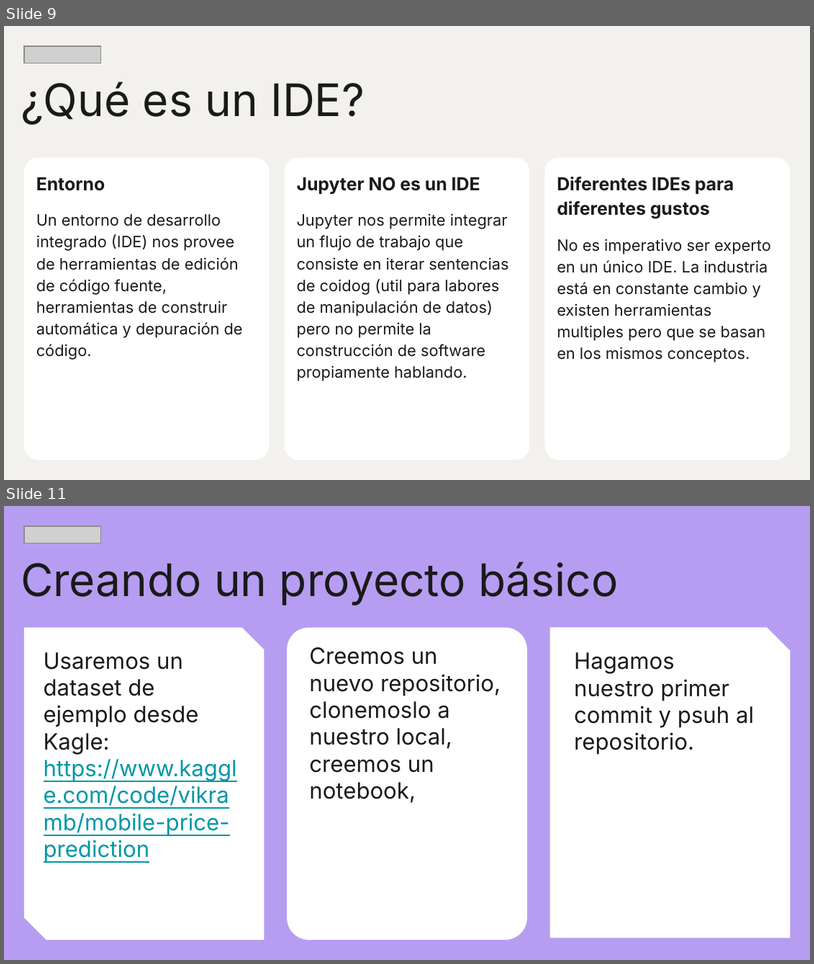
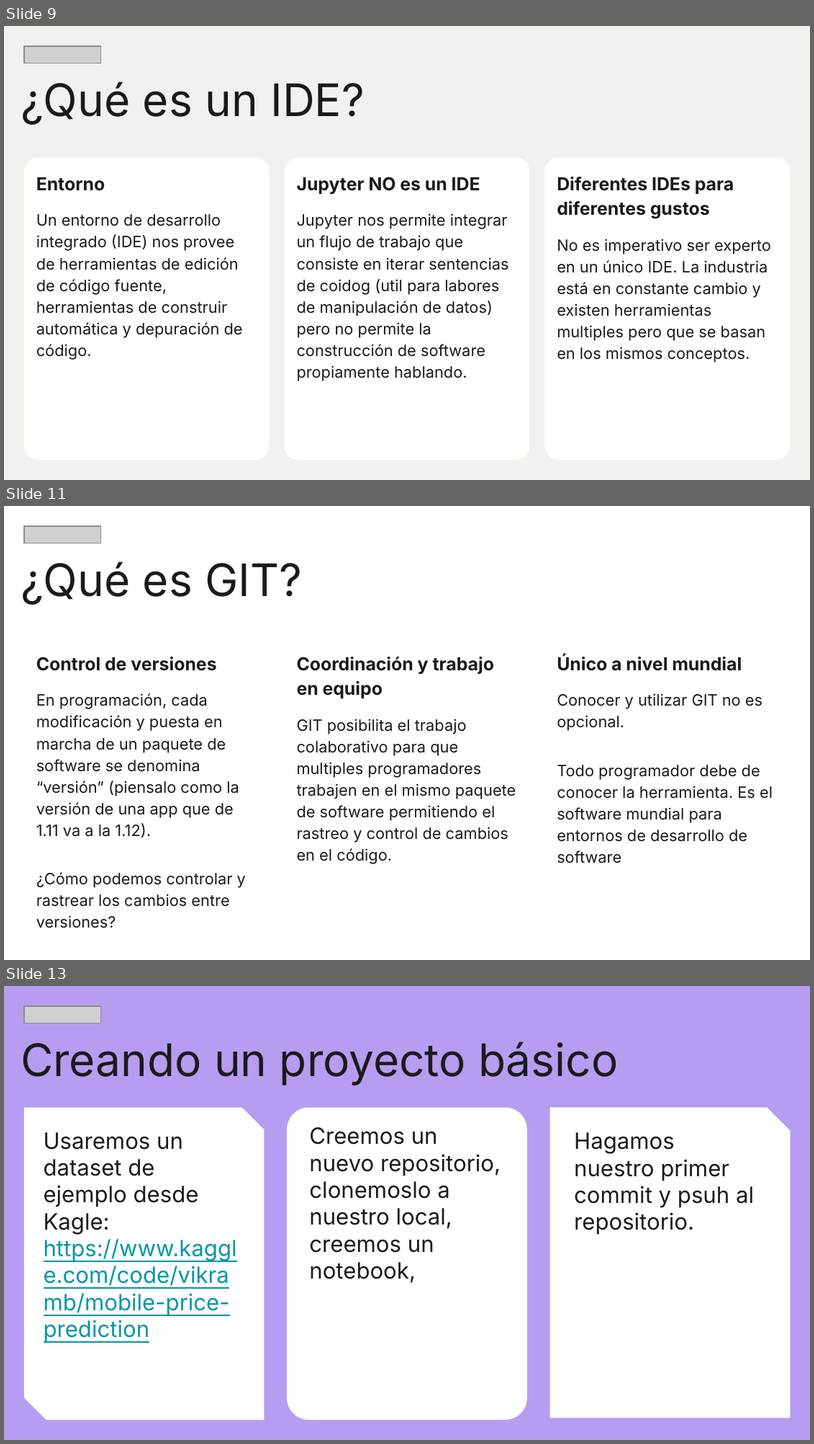
Before and after one commit to ljpiere/data_python_classes, a slide deck: DA/Webinar 16 - Sprint 7 - Git_IDE/Webinar_14.pptx. Shown one above the other, each under a label of ours: slides 9 and 11 before the commit, slides 9, 11 and 13 after it; the slides between them are not shown. The pictures are 814x964 and 814x1444 pixels, drawn with LibreOffice and Linux fonts; fonts in the diff are those of the drawing; grey boxes stand for pictures. Boxes give left, top, right and bottom in pixels: in the first picture for what was removed or moved away, otherwise in the second. Text is boxed around its words. In the diff, an @@ line names an element or a change of style, - is before the commit and + after.

```diff
--- a/DA/Webinar 16 - Sprint 7 - Git_IDE/Webinar_14.pptx
+++ b/DA/Webinar 16 - Sprint 7 - Git_IDE/Webinar_14.pptx
@@ slide 11 added at [4, 506, 810, 960], background #FFFFFF @@
@@ picture added at [24, 526, 100, 543] @@
@@ title added at [21, 561, 302, 605], 40 pt, text #1A1A1A @@
+¿Qué es GIT?
@@ text added at [36, 656, 246, 928], 14 pt, text #1A1A1A @@
+Control de versiones
+En programación, cada modificación y puesta en marcha de un paquete de software se denomina “versión” (piensalo como la versión de una app que de 1.11 va a la 1.12).
+¿Cómo podemos controlar y rastrear los cambios entre versiones?
@@ text added at [297, 656, 516, 864], 14 pt, text #1A1A1A @@
+Coordinación y trabajo en equipo
+GIT posibilita el trabajo colaborativo para que multiples programadores trabajen en el mismo paquete de software permitiendo el rastreo y control de cambios en el código.
@@ text added at [557, 656, 773, 863], 14 pt, text #1A1A1A @@
+Único a nivel mundial
+Conocer y utilizar GIT no es opcional.
+Todo programador debe de conocer la herramienta. Es el software mundial para entornos de desarrollo de software
@@ what was slide 11 is now slide 13 @@
```
Also in this commit, not shown: 2 slides changed, 1 other slide added, 7 other files.
